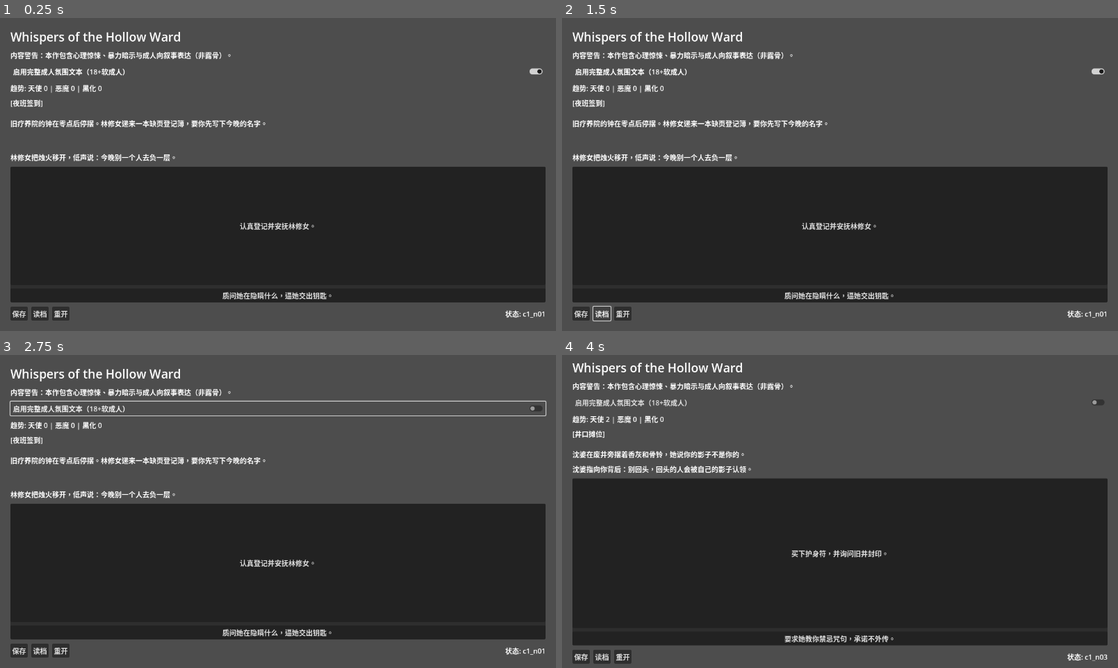
Above: before the commit, frames 1-4 (two rows, left to right).
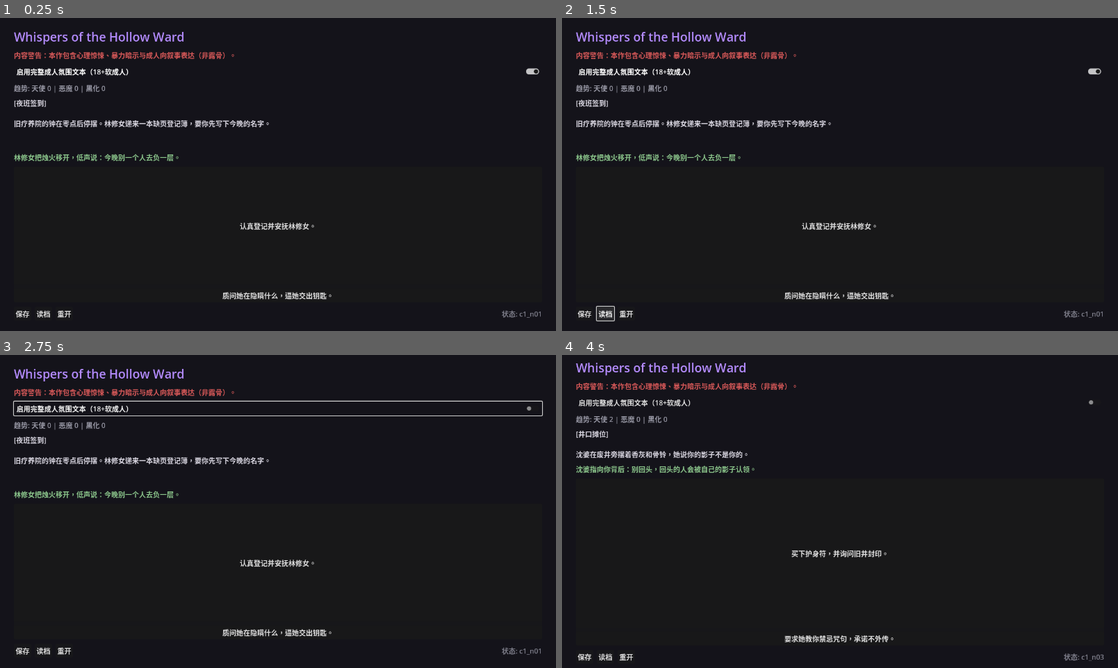
Above: after the commit, the same moments.

Repository: magele758/my-gla-game-test
Game: Godot game, scene res://game/scenes/Main.tscn
Same seed, same stepped clock (60 frames per second), same inputs: the game is played once before the commit and once after it.
Inputs:
- Up to frame 1 (0.25 s): no input
- Up to frame 2 (1.5 s): click "保存" at 0.5 s; click "读档" at 1.25 s
- Up to frame 3 (2.75 s): click "启用完整成人氛围文本（18+软成人）" at 2 s
- Up to frame 4 (4 s): click "认真登记并安抚林修女。" at 2.75 s; click "分享你看到的线索，要求共同调查。" at 3.5 s

The runs differ from the first frame. In frame 1, 58% of the frame differs, in the area x 0-100%, y 0-100%; in frame 2, 58%; in frame 3, 57%; in frame 4, 48%.

Commit message:
fix: 6 critical issues found during code audit
1. Inject NPC role card (persona/secret/desire/fear/taboo/bias) into
   AI system prompt so replies are character-specific, not generic
2. Expand ${VAR} env syntax in model_name field (was only on base_url)
3. Remove orphan DialogueScene.tscn and ChoiceScene.tscn (never used)
4. Trigger NpcMemory.summarize_chapter() on chapter transitions
5. Wire up trustInit: init from NPC cards, adjust on kind/malice choices,
   persist in save/load
6. Dark theme: deep purple background, colored text for horror atmosphere

Co-authored-by: Cursor <cursoragent@cursor.com>

Diff:
--- a/game/scenes/ChoiceScene.tscn
+++ /dev/null
@@ -1,8 +0,0 @@
-[gd_scene format=3]
-
-[node name="ChoiceScene" type="PanelContainer"]
-custom_minimum_size = Vector2(0, 180)
-
-[node name="ChoicesVBox" type="VBoxContainer" parent="."]
-layout_mode = 2
-theme_override_constants/separation = 8
--- a/game/scenes/DialogueScene.tscn
+++ /dev/null
@@ -1,19 +0,0 @@
-[gd_scene format=3]
-
-[node name="DialogueScene" type="PanelContainer"]
-custom_minimum_size = Vector2(0, 220)
-
-[node name="VBox" type="VBoxContainer" parent="."]
-layout_mode = 2
-theme_override_constants/separation = 8
-
-[node name="SpeakerLabel" type="Label" parent="VBox"]
-layout_mode = 2
-theme_override_font_sizes/font_size = 18
-text = "NPC"
-
-[node name="DialogueText" type="RichTextLabel" parent="VBox"]
-layout_mode = 2
-fit_content = true
-scroll_active = false
-text = ""
--- a/game/scenes/Main.tscn
+++ b/game/scenes/Main.tscn
@@ -11,14 +11,23 @@
 grow_vertical = 2
 script = ExtResource("1_main")
 
+[node name="Background" type="ColorRect" parent="."]
+layout_mode = 1
+anchors_preset = 15
+anchor_right = 1.0
+anchor_bottom = 1.0
+grow_horizontal = 2
+grow_vertical = 2
+color = Color(0.078, 0.075, 0.102, 1)
+
 [node name="RootMargin" type="MarginContainer" parent="."]
 layout_mode = 1
 anchors_preset = 15
 anchor_right = 1.0
 anchor_bottom = 1.0
-offset_left = 24.0
+offset_left = 32.0
 offset_top = 24.0
-offset_right = -24.0
+offset_right = -32.0
 offset_bottom = -24.0
 grow_horizontal = 2
 grow_vertical = 2
@@ -30,10 +39,12 @@
 [node name="Header" type="Label" parent="RootMargin/MainVBox"]
 layout_mode = 2
 theme_override_font_sizes/font_size = 28
+theme_override_colors/font_color = Color(0.71, 0.55, 1.0, 1)
 text = "Whispers of the Hollow Ward"
 
 [node name="ContentWarning" type="Label" parent="RootMargin/MainVBox"]
 layout_mode = 2
+theme_override_colors/font_color = Color(0.85, 0.35, 0.35, 1)
 text = "内容警告：本作包含心理惊悚、暴力暗示与成人向叙事表达（非露骨）。"
 
 [node name="MatureToneToggle" type="CheckButton" parent="RootMargin/MainVBox"]
@@ -43,6 +54,7 @@
 
 [node name="TrendLabel" type="Label" parent="RootMargin/MainVBox"]
 layout_mode = 2
+theme_override_colors/font_color = Color(0.6, 0.6, 0.65, 1)
 text = "趋势: 天使 0 | 恶魔 0 | 黑化 0"
 
 [node name="StoryText" type="RichTextLabel" parent="RootMargin/MainVBox"]
@@ -51,6 +63,7 @@
 bbcode_enabled = false
 fit_content = true
 scroll_active = true
+theme_override_colors/default_color = Color(0.85, 0.84, 0.88, 1)
 text = "..."
 
 [node name="NpcReply" type="RichTextLabel" parent="RootMargin/MainVBox"]
@@ -58,6 +71,7 @@
 size_flags_vertical = 1
 fit_content = true
 scroll_active = false
+theme_override_colors/default_color = Color(0.55, 0.78, 0.55, 1)
 text = ""
 
 [node name="ChoicesPanel" type="PanelContainer" parent="RootMargin/MainVBox"]
@@ -88,4 +102,5 @@
 layout_mode = 2
 size_flags_horizontal = 3
 horizontal_alignment = 2
+theme_override_colors/font_color = Color(0.5, 0.5, 0.55, 1)
 text = "状态: 初始化"
--- a/game/scripts/core/GameState.gd
+++ b/game/scripts/core/GameState.gd
@@ -9,6 +9,7 @@
 	"eldritchCorruption": 0
 }
 var flags: Dictionary = {}
+var npc_trust: Dictionary = {}
 var chapter: String = "chapter1"
 var current_node_id: String = DEFAULT_NODE_ID
 var choice_history: Array = []
@@ -22,10 +23,24 @@
 		"eldritchCorruption": 0
 	}
 	flags = {}
+	npc_trust = {}
 	chapter = "chapter1"
 	current_node_id = DEFAULT_NODE_ID
 	choice_history = []
 	npc_memory_snapshot = {}
+
+
+func init_trust(npc_profiles: Dictionary) -> void:
+	for npc_id in npc_profiles.keys():
+		npc_trust[npc_id] = int(npc_profiles[npc_id].get("trustInit", 40))
+
+
+func adjust_trust(npc_id: String, delta: int) -> void:
+	npc_trust[npc_id] = clampi(int(npc_trust.get(npc_id, 40)) + delta, 0, 100)
+
+
+func get_trust(npc_id: String) -> int:
+	return int(npc_trust.get(npc_id, 40))
 
 
 func apply_effects(effects: Dictionary) -> void:
@@ -67,6 +82,7 @@
 	return {
 		"axes": axes.duplicate(true),
 		"flags": flags.duplicate(true),
+		"npc_trust": npc_trust.duplicate(true),
 		"chapter": chapter,
 		"current_node_id": current_node_id,
 		"choice_history": choice_history.duplicate(true),
@@ -77,6 +93,7 @@
 func from_dict(data: Dictionary) -> void:
 	axes = data.get("axes", axes)
 	flags = data.get("flags", {})
+	npc_trust = data.get("npc_trust", {})
 	chapter = data.get("chapter", "chapter1")
 	current_node_id = data.get("current_node_id", DEFAULT_NODE_ID)
 	choice_history = data.get("choice_history", [])
--- a/game/scripts/main/Main.gd
+++ b/game/scripts/main/Main.gd
@@ -95,10 +95,12 @@
 		var npc_data: Dictionary = npc_by_id[npc_id]
 		npc_memory.configure_policy(npc_id, npc_data.get("memoryPolicy", {}))
 	npc_brain_client.configure_profiles(npc_by_id)
+	npc_brain_client.configure_role_cards(npc_by_id)
 
 
 func _start_new_game() -> void:
 	game_state.reset()
+	game_state.init_trust(npc_by_id)
 	npc_memory = NpcMemoryCls.new()
 	_configure_npc_modules()
 	_update_trend_label()
@@ -200,6 +202,10 @@
 
 	if npc_id != "":
 		npc_memory.append_memory(npc_id, "玩家选择: %s" % choice_text)
+		var effects: Dictionary = choice_data.get("effects", {})
+		var kindness_delta := int(effects.get("angelKindness", 0))
+		var malice_delta := int(effects.get("demonMalice", 0))
+		game_state.adjust_trust(npc_id, kindness_delta * 3 - malice_delta * 3)
 
 	var next_node := branch_router.route_next(choice_data, game_state)
 	game_state.current_node_id = next_node
@@ -219,6 +225,7 @@
 
 
 func _update_chapter_by_node(node_id: String) -> void:
+	var old_chapter := game_state.chapter
 	if node_id.begins_with("c1_"):
 		game_state.chapter = "chapter1"
 	elif node_id.begins_with("c2_"):
@@ -227,6 +234,10 @@
 		game_state.chapter = "chapter3"
 	elif node_id == "ENDING":
 		game_state.chapter = "ending"
+
+	if game_state.chapter != old_chapter:
+		for npc_id in npc_by_id.keys():
+			npc_memory.summarize_chapter(npc_id, old_chapter)
 
 
 func _render_ending() -> void:
--- a/game/scripts/npc/NpcBrainClient.gd
+++ b/game/scripts/npc/NpcBrainClient.gd
@@ -13,6 +13,23 @@
 		var npc_data: Dictionary = npc_map[npc_id]
 		var ai_profile: Dictionary = npc_data.get("aiProfile", {})
 		profile_by_npc[npc_id] = String(ai_profile.get("profile_id", "default_profile"))
+
+
+var role_card_by_npc: Dictionary = {}
+
+
+func configure_role_cards(npc_map: Dictionary) -> void:
+	for npc_id in npc_map.keys():
+		var npc_data: Dictionary = npc_map[npc_id]
+		role_card_by_npc[npc_id] = {
+			"name": String(npc_data.get("name", "")),
+			"publicPersona": String(npc_data.get("publicPersona", "")),
+			"hiddenSecret": String(npc_data.get("hiddenSecret", "")),
+			"desire": String(npc_data.get("desire", "")),
+			"fear": String(npc_data.get("fear", "")),
+			"taboo": String(npc_data.get("taboo", "")),
+			"alignmentBias": String(npc_data.get("alignmentBias", ""))
+		}
 
 
 func generate_reply(
@@ -33,7 +50,8 @@
 		"scene_prompt": scene_prompt,
 		"trend_scores": game_state.axes,
 		"memory": recent_memory,
-		"fallback_line": fallback_line
+		"fallback_line": fallback_line,
+		"role_card": role_card_by_npc.get(npc_id, {})
 	}
 
 	var http := HTTPRequest.new()
Not shown, changed: backend/app/main.py
Not shown, changed: backend/app/provider_router.py
